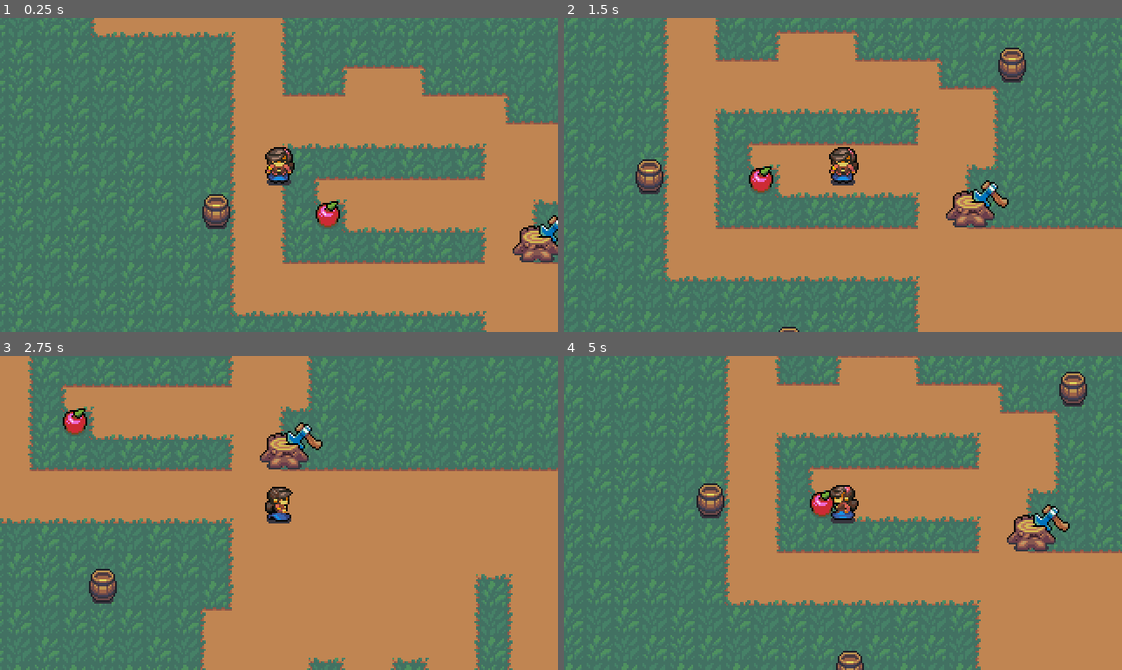
Above: before the commit, frames 1-4 (two rows, left to right).
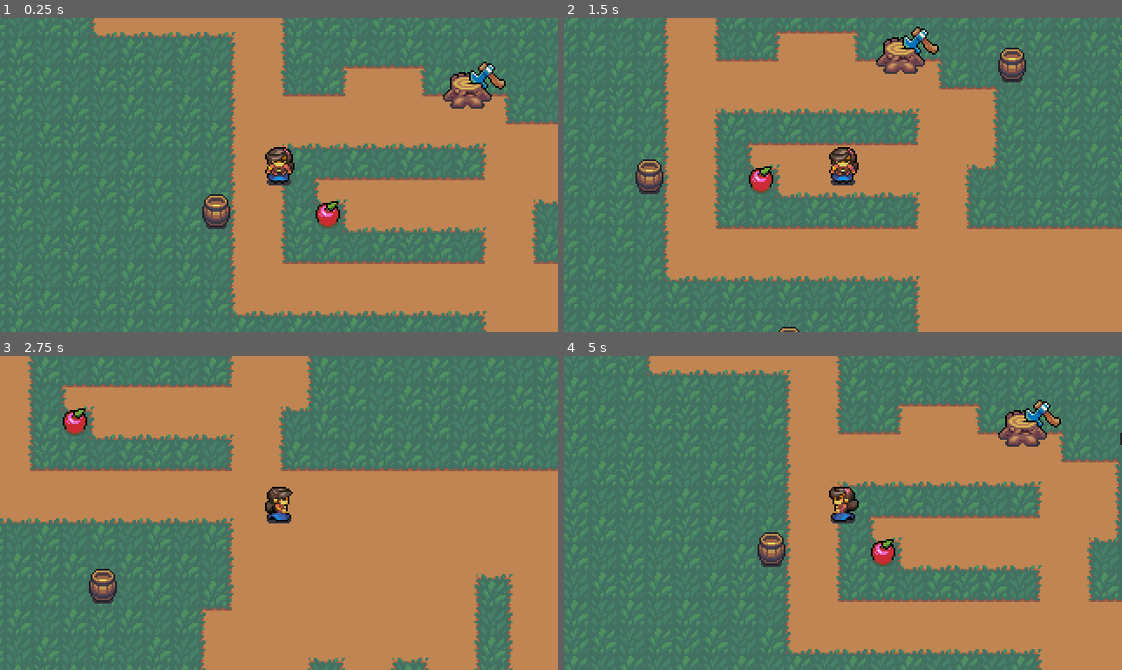
Above: after the commit, the same moments.

Repository: nahuakang/TurnBasedRPGGodot4
Game: Godot game, scene res://world/town.tscn
The game is run twice, just before and just after one commit, with the same random seed, the same clock (stepped at 60 frames per second) and the same inputs. The project has no main scene, so this scene is started directly.
Inputs:
- Up to frame 1 (0.25 s): no input
- Up to frame 2 (1.5 s): tap Enter (ui_accept) at 0.5, 0.77 s; hold Right (ui_right) 0.53-1.28 s; hold Down (ui_down) from 1.28 s (still down)
- Up to frame 3 (2.75 s): tap Enter (ui_accept) at 1.52 s; release Down (ui_down) at 2.03 s; hold Right (ui_right) from 2.03 s (still down)
- Up to frame 4 (5 s): release Right (ui_right) at 2.78 s; hold Up (ui_up) 2.78-3.53 s; tap Enter (ui_accept) at 3.02, 3.77, 4.52 s; hold Left (ui_left) from 3.53 s (still down)

The runs differ from the first frame. In frame 1, 1.7% of the frame differs, in the area x 79-100%, y 13-78%; in frame 2, 1.8%; in frame 3, 0.9%; in frame 4, 49%, in the area x 0-100%, y 0-100%.

Commit message:
81: Inherit NPC for StumpyNPC

Diff:
--- a/world/npc.gd
+++ b/world/npc.gd
@@ -12,13 +12,4 @@
 #############
 
 func _run_interaction() -> void:
-	Events.request_show_dialog.emit("Aaaahhh! I have a headache.", character)
-	await Events.dialog_finished
-
-	Events.request_show_dialog.emit("Can you find a potion?", character)
-	await Events.dialog_finished
-
-	Events.request_show_dialog.emit(
-		"I'll look around for you.",
-		load("res://characters/elizabeth_character.tres"))
-	await Events.dialog_finished
+	pass
--- /dev/null
+++ b/world/stumpy_npc.gd
@@ -0,0 +1,14 @@
+extends NPC
+
+
+func _run_interaction() -> void:
+	Events.request_show_dialog.emit("Aaaahhh! I have a headache.", character)
+	await Events.dialog_finished
+
+	Events.request_show_dialog.emit("Can you find a potion?", character)
+	await Events.dialog_finished
+
+	Events.request_show_dialog.emit(
+		"I'll look around for you.",
+		load("res://characters/elizabeth_character.tres"))
+	await Events.dialog_finished
--- /dev/null
+++ b/world/stumpy_npc.tscn
@@ -0,0 +1,7 @@
+[gd_scene load_steps=3 format=3 uid="uid://e1m7bydxhl"]
+
+[ext_resource type="PackedScene" uid="uid://bftqelfxphfkr" path="res://world/npc.tscn" id="1_hq0ed"]
+[ext_resource type="Script" path="res://world/stumpy_npc.gd" id="2_63cli"]
+
+[node name="StumpyNPC" instance=ExtResource("1_hq0ed")]
+script = ExtResource("2_63cli")
--- a/world/town.tscn
+++ b/world/town.tscn
@@ -7,7 +7,7 @@
 [ext_resource type="PackedScene" uid="uid://brjykyw5h2jpy" path="res://world/item_pickup.tscn" id="5_rskpt"]
 [ext_resource type="Resource" uid="uid://cjitjo12n3723" path="res://items/apple_item.tres" id="6_41kfg"]
 [ext_resource type="PackedScene" uid="uid://bmlij6kt474sr" path="res://ui/overworld_ui.tscn" id="7_4qecf"]
-[ext_resource type="PackedScene" uid="uid://bftqelfxphfkr" path="res://world/npc.tscn" id="8_o7gaa"]
+[ext_resource type="PackedScene" uid="uid://e1m7bydxhl" path="res://world/stumpy_npc.tscn" id="8_kgyrl"]
 
 [node name="Town" type="Node2D"]
 y_sort_enabled = true
@@ -36,5 +36,5 @@
 
 [node name="OverworldUI" parent="." instance=ExtResource("7_4qecf")]
 
-[node name="NPC" parent="." instance=ExtResource("8_o7gaa")]
-position = Vector2(256, 120)
+[node name="StumpyNPC" parent="." instance=ExtResource("8_kgyrl")]
+position = Vector2(216, 32)
